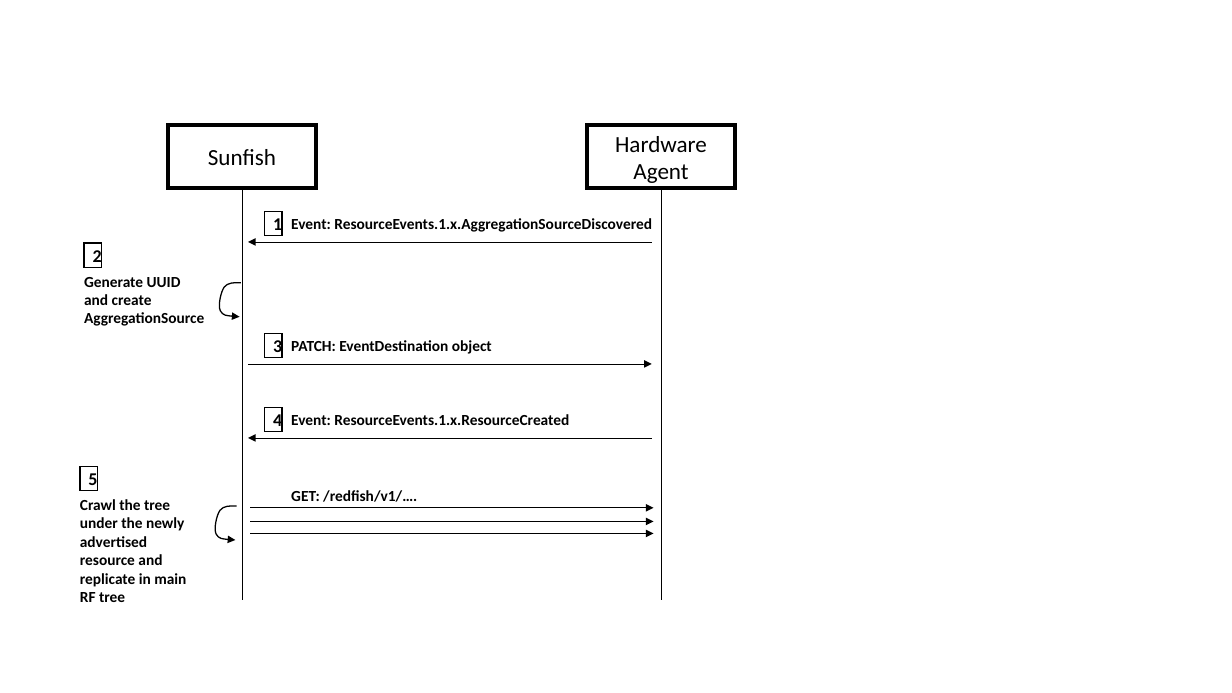
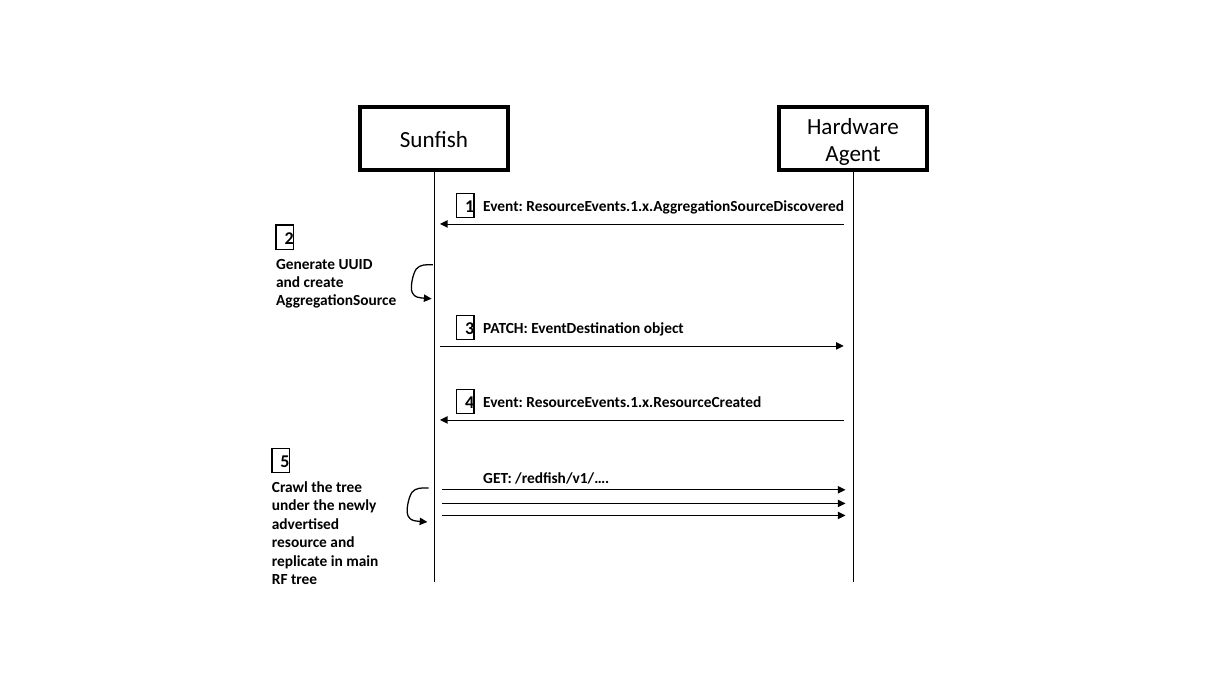
Before and after one commit to OpenFabrics/sunfish_docs, a slide deck: slide 1 of imgs/sources.pptx. Drawn at 1232x693 pixels with LibreOffice and Linux fonts; fonts in the diff are those of the drawing. Boxes give left, top, right and bottom in pixels: in the first picture for what was removed or moved away, otherwise in the second. Text is boxed around its words. In the diff, an @@ line names an element or a change of style, - is before the commit and + after.

```diff
--- a/imgs/sources.pptx
+++ b/imgs/sources.pptx
@@ 5 texts, 4 arrows, 2 rectangles, 2 lines, 1 freeform shape: place and size @@
-5 texts, 4 arrows, 2 rectangles, 2 lines, 1 freeform shape at (80,126,736,602)
+5 texts, 4 arrows, 2 rectangles, 2 lines, 1 freeform shape at (272,107,928,584)
@@ 4 rectangles, 1 freeform shape: place and size @@
-4 rectangles, 1 freeform shape at (79,212,282,541)
+4 rectangles, 1 freeform shape at (272,193,474,522)
@@ 2 arrows, 1 text, 1 rectangle: place and size @@
-2 arrows, 1 text, 1 rectangle at (84,243,653,533)
+2 arrows, 1 text, 1 rectangle at (276,226,846,516)
```
Also in this commit, not shown: 14 other files.
